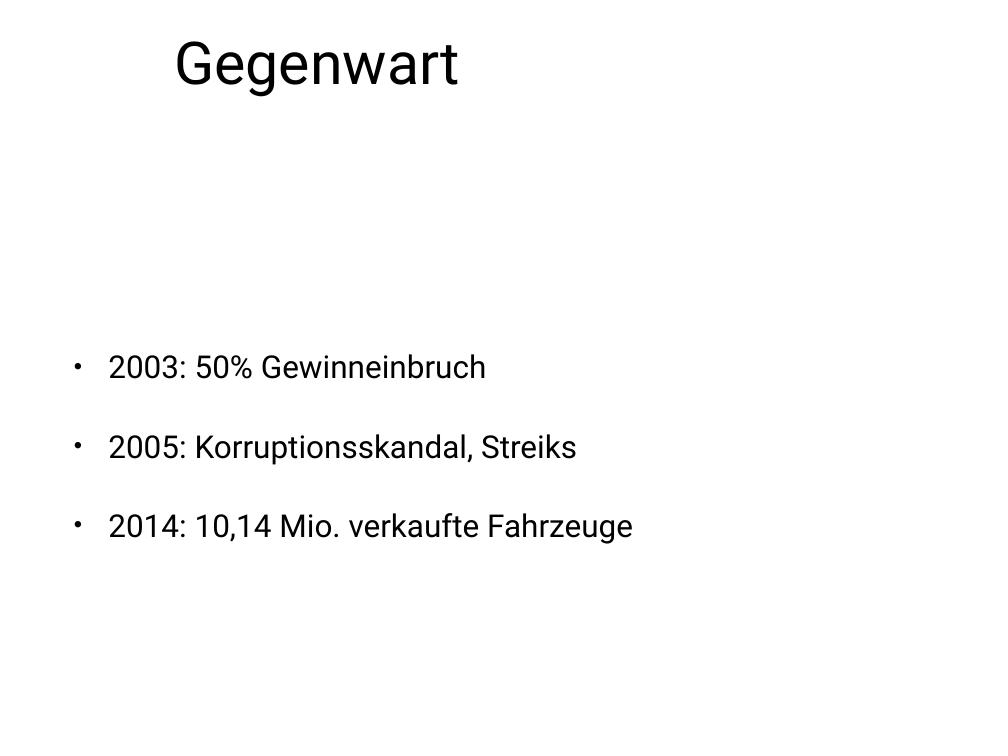
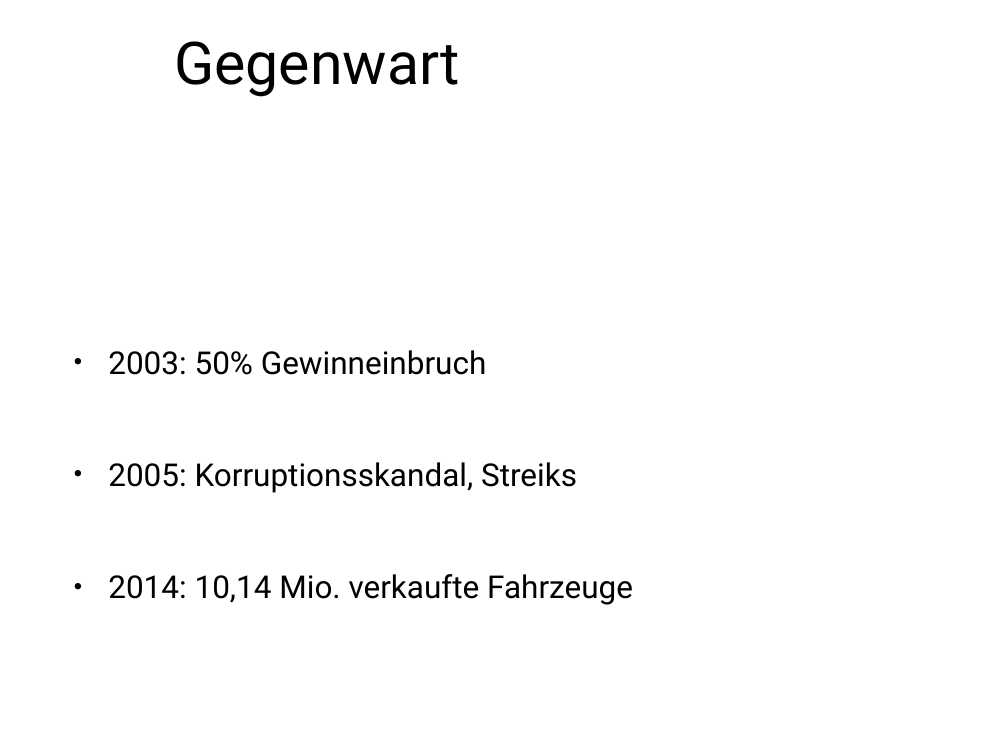
Before and after one commit to hsiegel-tgm/ERPEval, a slide deck: slide 5 of Presentation.pptx. Drawn at 1008x756 pixels with LibreOffice and Linux fonts; fonts in the diff are those of the drawing; background and template pictures are left out. Boxes give left, top, right and bottom in pixels: in the first picture for what was removed or moved away, otherwise in the second. Text is boxed around its words. In the diff, an @@ line names an element or a change of style, - is before the commit and + after.

```diff
--- a/Presentation.pptx
+++ b/Presentation.pptx
@@ text "2003: 50% Gewinneinbruch" at [108,350,633,605]: line spacing 1 to 2.5; less space between paragraphs @@
```
Also in this commit, not shown: 1 other slide changed, 19 slides added.
